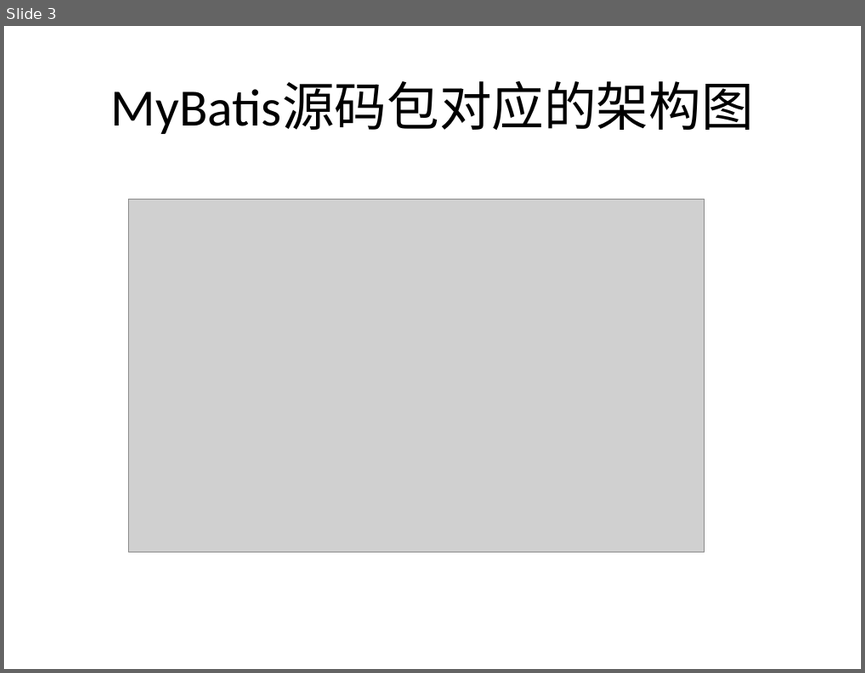
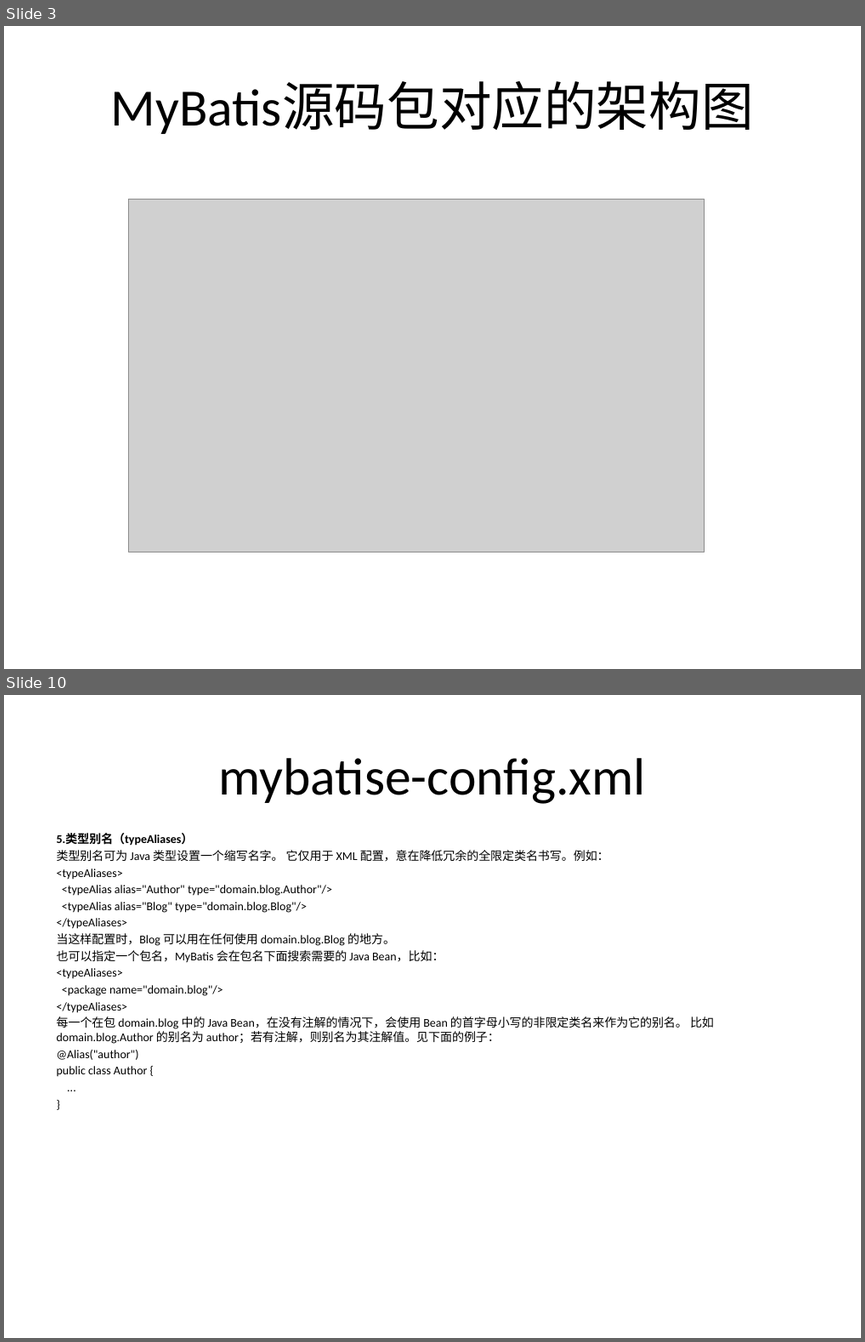
Before and after one commit to nicholas879110/doc, a slide deck: mybatise.pptx. Shown one above the other, each under a label of ours: slide 3 before the commit, slides 3 and 10 after it; the slides between them are not shown. The pictures are 865x673 and 865x1342 pixels, drawn with LibreOffice and Linux fonts; fonts in the diff are those of the drawing; grey boxes stand for pictures. Boxes give left, top, right and bottom in pixels: in the first picture for what was removed or moved away, otherwise in the second. Text is boxed around its words. In the diff, an @@ line names an element or a change of style, - is before the commit and + after.

```diff
--- a/mybatise.pptx
+++ b/mybatise.pptx
@@ slide 10 added at (4, 695, 861, 1338), background #FFFFFF @@
@@ title added at (219, 758, 646, 804), 44 pt, text #000000 @@
+mybatise-config.xml
@@ text added at (57, 833, 714, 1077), 10 pt, text #000000 @@
+5.类型别名（typeAliases）
+类型别名可为 Java 类型设置一个缩写名字。 它仅用于 XML 配置，意在降低冗余的全限定类名书写。例如：
+<typeAliases>
+<typeAlias alias="Author" type="domain.blog.Author"/>
+<typeAlias alias="Blog" type="domain.blog.Blog"/>
+</typeAliases>
+当这样配置时，Blog 可以用在任何使用 domain.blog.Blog 的地方。
+也可以指定一个包名，MyBatis 会在包名下面搜索需要的 Java Bean，比如：
+<typeAliases>
+<package name="domain.blog"/>
+</typeAliases>
+每一个在包 domain.blog 中的 Java Bean，在没有注解的情况下，会使用 Bean 的首字母小写的非限定类名来作为它的别名。 比如 domain.blog.Author 的别名为 author；若有注解，则别名为其注解值。见下面的例子：
+@Alias("author")
+public class Author {
+...
+}
```
Also in this commit, not shown: 18 other slides added, 1 slide removed, 4 other files.
